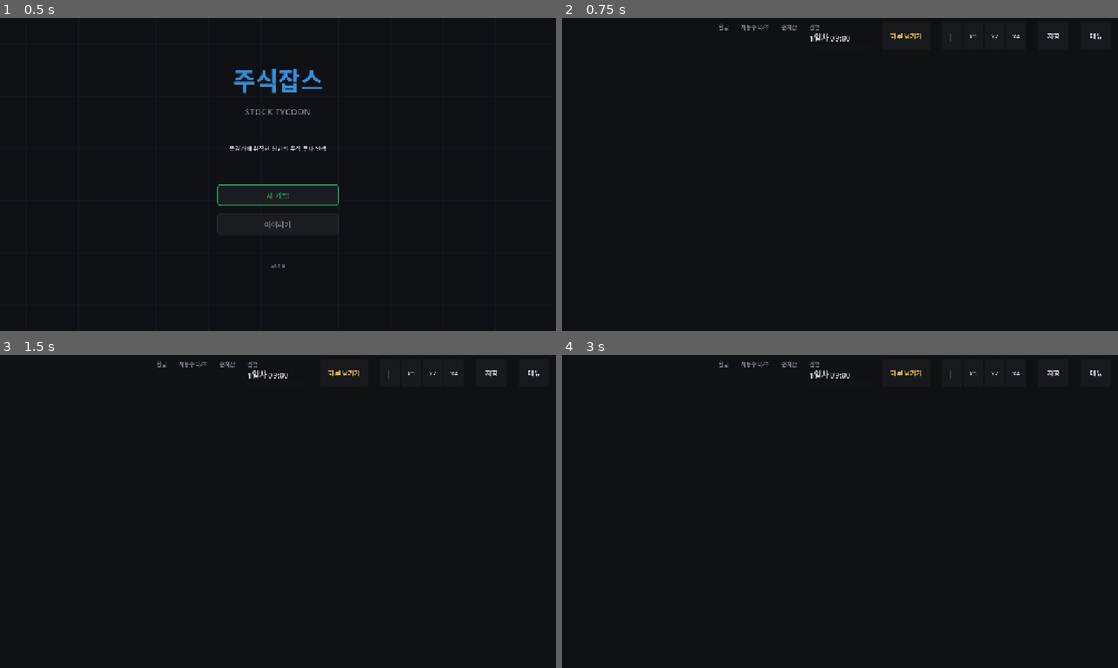
Above: before the commit, frames 1-4 (two rows, left to right).
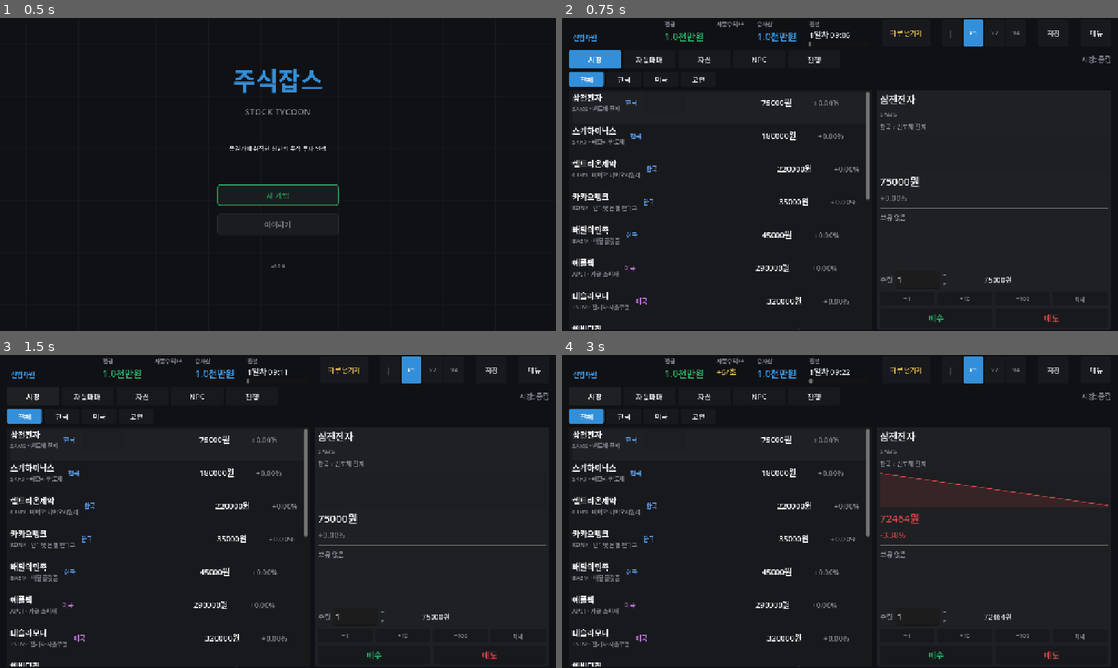
Above: after the commit, the same moments.

Repository: jettiy/StockTycoon
Game: Godot game, scene res://scenes/boot.tscn
The game is run twice, just before and just after one commit, with the same random seed, the same clock (stepped at 60 frames per second) and the same inputs.
Inputs (mouse positions are in pixels of both pictures, inside the frame that each line leads up to):
- Up to frame 1 (0.5 s): no input
- Up to frame 2 (0.75 s): click "새 게임" at 0.5 s
- Up to frame 3 (1.5 s): click (33, 395) at 1.25 s, where only the run after the commit has a clickable "시장"
- Up to frame 4 (3 s): click (650, 395) at 2 s, where only the run after the commit has a clickable "자동매매"; click (595, 398) at 2.75 s, where only the run after the commit has a clickable "시장"

Frame 1 is identical in both runs. In frame 2, 5.8% of the frame differs, in the area x 1-99%, y 0-100%; in frame 3, 5.2%; in frame 4, 7.7%.
Error before the commit: Parse Error: Function "_refresh_asset_view" has the same name as a previously declared function. (res://scripts/MainGame.gd:673)

Commit message:
feat: Phase 7 — 진행 탭 (뉴스/퀘스트/업적/스토리) + 목표감 시스템
1. 이벤트 탭 → 진행 탭:
   - 4개 서브탭: 뉴스 / 퀘스트 / 업적 / 스토리
   - 서브탭 전환 시 활성 버튼 액센트 표시
   - 기존 뉴스/이벤트 기능 뉴스 섹션으로 이동

2. 퀘스트 UI:
   - 일일/주간/월간 퀘스트 카드 표시
   - 진행도 ProgressBar + 상태 (진행중/완료/완료됨)
   - 보상 정보 표시
   - QuestManager.get_daily/weekly/monthly_quests() 연동

3. 업적 UI:
   - 전체 달성률 + ProgressBar (7/24 등)
   - 24개 업적 카드 (달성/미달성 구분)
   - 카테고리 표시 (거래/자산/라이프/수익/사업/특수)
   - 골드 강조 (달성), 회색 (미달성)

4. 스토리 UI:
   - 7챕터 진행률 표시
   - 챕터별 조건/완료 상태
   - story.json에서 챕터 데이터 읽기
   - 컷신 팝업 (최소 구현: 대사/다음/스킵)

5. 초반 목표 카드:
   - 5개 목표: 첫 매수/매도/자동매매/사업/순자산 5천만
   - 완료 시 [v] 표시, 초록색 강조

6. 알림 시스템:
   - 퀘스트 완료 시 토스트
   - 업적 달성 시 토스트
   - 스토리 해금 시 토스트 + 컷신 팝업
   - 하루 경과 시 진행 탭 자동 새로고침

테스트: 32/32 통과

Diff:
--- a/scripts/MainGame.gd
+++ b/scripts/MainGame.gd
@@ -16,7 +16,7 @@
 
 const CATEGORY_FILTERS := ["전체", "한국", "미국", "코인"]
 const CATEGORY_MAP := {"전체": "", "한국": "korea", "미국": "usa", "코인": "coin"}
-const VIEW_TABS := ["시장", "자동매매", "자산", "NPC", "이벤트"]
+const VIEW_TABS := ["시장", "자동매매", "자산", "NPC", "진행"]
 
 # ─── 씬 노드 참조 (@onready로 씬 트리에서 자동 연결) ───
 @onready var _rank_label: Label = %RankLabel
@@ -75,8 +75,16 @@
 var _npc_container: VBoxContainer
 
 # 이벤트 뷰
-var _event_view: VBoxContainer
+var _progress_view: VBoxContainer
+var _progress_subtabs: HBoxContainer
+var _progress_content: VBoxContainer
+var _progress_subtab: String = "뉴스"
 var _event_container: VBoxContainer
+var _quest_container: VBoxContainer
+var _achievement_container: VBoxContainer
+var _story_container: VBoxContainer
+var _tutorial_container: VBoxContainer
+var _cutscene_popup: PanelContainer
 
 # 사업 뷰
 var _asset_business_container: VBoxContainer
@@ -94,7 +102,7 @@
 	_build_autotrade_view()
 	_build_asset_view()
 	_build_npc_view()
-	_build_event_view()
+	_build_progress_view()
 	_show_view("시장")
 	_refresh_all()
 	_connect_signals()
@@ -113,6 +121,11 @@
 	# 자동 시간 흐름 시그널
 	GameClockManager.day_advanced.connect(_on_clock_day_advanced)
 	GameClockManager.day_progress_changed.connect(_on_day_progress_changed)
+	# 퀘스트/업적/스토리 알림
+	QuestManager.quest_completed.connect(_on_quest_completed)
+	QuestManager.achievement_unlocked.connect(_on_achievement_unlocked)
+	StoryManager.chapter_started.connect(_on_story_chapter_started)
+	StoryManager.story_event.connect(_on_story_event)
 	# 시간 컨트롤 버튼
 	_pause_btn.pressed.connect(_on_pause_toggle)
 	_speed1_btn.pressed.connect(_on_speed_change.bind(1.0))
@@ -128,7 +141,7 @@
 			KEY_2: _show_view("자동매매")
 			KEY_3: _show_view("자산")
 			KEY_4: _show_view("NPC")
-			KEY_5: _show_view("이벤트")
+			KEY_5: _show_view("진행")
 			KEY_SPACE: GameClockManager.force_advance_day()
 			KEY_ESCAPE: _close_trade_panel()
 			KEY_F11:
@@ -668,10 +681,6 @@
 	_refresh_business_view()
 	# 자동수익 분석
 	_refresh_breakdown()
-
-
-func _refresh_asset_view() -> void:
-	_refresh_asset_view()
 
 
 ## 자동수익 분석 카드 갱신
@@ -1036,7 +1045,7 @@
 	_autotrade_view.visible = (view_name == "자동매매")
 	_asset_view.visible = (view_name == "자산")
 	_npc_view.visible = (view_name == "NPC")
-	_event_view.visible = (view_name == "이벤트")
+	_progress_view.visible = (view_name == "진행")
 	_cat_tabs.visible = (view_name == "시장")
 	for child in _view_tabs.get_children():
 		if child is Button and child.has_meta("view"):
@@ -1051,7 +1060,7 @@
 			_update_detail_panel()
 		"자산": _refresh_asset_view()
 		"NPC": _refresh_npc_view()
-		"이벤트": _refresh_event_view()
+		"진행": _refresh_progress_view()
 
 
 func _on_view_tab_pressed(vn: String) -> void:
@@ -1259,6 +1268,111 @@
 					AudioManager.play_event_bad()
 	# 오래된 이벤트 정리
 	EventManager.clear_old_events()
+	# 진행 탭 새로고침
+	_refresh_progress_view()
+
+
+## 퀘스트 완료 알림
+func _on_quest_completed(quest_id: String, reward: Dictionary) -> void:
+	var msg := "[퀘스트 완료] %s" % reward.get("name", quest_id)
+	if reward.get("cash", 0.0) > 0:
+		msg += " +%s" % _fmt_won(reward["cash"])
+	_show_toast(msg)
+	if _current_view == "진행":
+		_refresh_quest_section()
+
+
+## 업적 달성 알림
+func _on_achievement_unlocked(ach_id: String, name: String) -> void:
+	_show_toast("[업적 달성] %s" % name)
+	if _current_view == "진행":
+		_refresh_achievement_section()
+
+
+## 스토리 챕터 시작 알림
+func _on_story_chapter_started(chapter_id: String) -> void:
+	_show_toast("[스토리] 새 챕터 시작")
+	if _current_view == "진행":
+		_refresh_story_section()
+
+
+## 스토리 이벤트 (컷신 텍스트)
+func _on_story_event(text: String) -> void:
+	_show_cutscene_popup(text)
+
+
+## 컷신 팝업 표시 (최소 구현)
+func _show_cutscene_popup(text: String) -> void:
+	if _cutscene_popup and is_instance_valid(_cutscene_popup):
+		_cutscene_popup.queue_free()
+
+	# 오버레이
+	var overlay := ColorRect.new()
+	overlay.color = Color(0, 0, 0, 0.75)
+	overlay.set_anchors_preset(Control.PRESET_FULL_RECT)
+	overlay.z_index = 60
+	add_child(overlay)
+
+	# 팝업 패널
+	_cutscene_popup = PanelContainer.new()
+	_cutscene_popup.set_anchors_preset(Control.PRESET_CENTER)
+	_cutscene_popup.custom_minimum_size = Vector2(500, 200)
+	_cutscene_popup.add_theme_stylebox_override("panel", _flat(COL_PANEL_LIGHT, 8))
+	_cutscene_popup.z_index = 61
+	add_child(_cutscene_popup)
+
+	var vbox := VBoxContainer.new()
+	vbox.add_theme_constant_override("separation", 12)
+	vbox.offset_left = 24
+	vbox.offset_top = 20
+	vbox.offset_right = -24
+	vbox.offset_bottom = -20
+	_cutscene_popup.add_child(vbox)
+
+	# 대사 텍스트
+	var text_lbl := Label.new()
+	text_lbl.text = text
+	text_lbl.add_theme_font_size_override("font_size", 16)
+	text_lbl.add_theme_color_override("font_color", COL_TEXT_BRIGHT)
+	text_lbl.autowrap_mode = TextServer.AUTOWRAP_WORD_SMART
+	text_lbl.size_flags_vertical = Control.SIZE_EXPAND_FILL
+	vbox.add_child(text_lbl)
+
+	# 버튼 행
+	var btn_row := HBoxContainer.new()
+	btn_row.alignment = BoxContainer.ALIGNMENT_END
+	btn_row.add_theme_constant_override("separation", 8)
+	vbox.add_child(btn_row)
+
+	# 다음 버튼
+	var next_btn := Button.new()
+	next_btn.text = "다음"
+	next_btn.custom_minimum_size = Vector2(80, 36)
+	next_btn.add_theme_font_size_override("font_size", 15)
+	next_btn.add_theme_color_override("font_color", COL_ACCENT)
+	next_btn.pressed.connect(
+		func():
+			StoryManager.advance_scene()
+			overlay.queue_free()
+			_cutscene_popup.queue_free()
+			_cutscene_popup = null
+	)
+	btn_row.add_child(next_btn)
+
+	# 스킵 버튼
+	var skip_btn := Button.new()
+	skip_btn.text = "스킵"
+	skip_btn.custom_minimum_size = Vector2(80, 36)
+	skip_btn.add_theme_font_size_override("font_size", 15)
+	skip_btn.add_theme_color_override("font_color", COL_TEXT_DIM)
+	skip_btn.pressed.connect(
+		func():
+			StoryManager.skip_chapter()
+			overlay.queue_free()
+			_cutscene_popup.queue_free()
+			_cutscene_popup = null
+	)
+	btn_row.add_child(skip_btn)
 
 
 func _on_save() -> void:
@@ -1662,36 +1776,114 @@
 #   이벤트 뷰
 # ═══════════════════════════════════════════════
 
-func _build_event_view() -> void:
-	_event_view = VBoxContainer.new()
-	_event_view.size_flags_vertical = Control.SIZE_EXPAND_FILL
-	_event_view.visible = false
-	_content.add_child(_event_view)
-
+func _build_progress_view() -> void:
+	_progress_view = VBoxContainer.new()
+	_progress_view.size_flags_vertical = Control.SIZE_EXPAND_FILL
+	_progress_view.visible = false
+	_content.add_child(_progress_view)
+
+	# 서브탭 버튼
+	_progress_subtabs = HBoxContainer.new()
+	_progress_subtabs.add_theme_constant_override("separation", 4)
+	_progress_view.add_child(_progress_subtabs)
+
+	for tab_name in ["뉴스", "퀘스트", "업적", "스토리"]:
+		var btn := Button.new()
+		btn.text = tab_name
+		btn.custom_minimum_size = Vector2(90, 34)
+		btn.add_theme_font_size_override("font_size", 14)
+		btn.set_meta("subtab", tab_name)
+		btn.pressed.connect(_on_progress_subtab.bind(tab_name))
+		_progress_subtabs.add_child(btn)
+	_update_subtab_styles()
+
+	# 스크롤 콘텐츠 영역
 	var scroll := ScrollContainer.new()
 	scroll.size_flags_vertical = Control.SIZE_EXPAND_FILL
-	_event_view.add_child(scroll)
-
+	_progress_view.add_child(scroll)
+
+	_progress_content = VBoxContainer.new()
+	_progress_content.size_flags_horizontal = Control.SIZE_EXPAND_FILL
+	_progress_content.add_theme_constant_override("separation", 6)
+	scroll.add_child(_progress_content)
+
+	# 각 섹션 컨테이너
 	_event_container = VBoxContainer.new()
-	_event_container.size_flags_horizontal = Control.SIZE_EXPAND_FILL
 	_event_container.add_theme_constant_override("separation", 4)
-	scroll.add_child(_event_container)
-
-
-func _refresh_event_view() -> void:
+	_progress_content.add_child(_event_container)
+
+	_quest_container = VBoxContainer.new()
+	_quest_container.add_theme_constant_override("separation", 4)
+	_progress_content.add_child(_quest_container)
+
+	_achievement_container = VBoxContainer.new()
+	_achievement_container.add_theme_constant_override("separation", 4)
+	_progress_content.add_child(_achievement_container)
+
+	_story_container = VBoxContainer.new()
+	_story_container.add_theme_constant_override("separation", 4)
+	_progress_content.add_child(_story_container)
+
+	# 초반 목표 카드 (항상 상단)
+	_tutorial_container = VBoxContainer.new()
+	_tutorial_container.add_theme_constant_override("separation", 4)
+	_progress_content.add_child(_tutorial_container)
+	# tutorial은 맨 앞으로 이동
+	_progress_content.move_child(_tutorial_container, 0)
+
+	_show_progress_subtab("뉴스")
+
+
+func _on_progress_subtab(tab_name: String) -> void:
+	_show_progress_subtab(tab_name)
+
+
+func _show_progress_subtab(tab_name: String) -> void:
+	_progress_subtab = tab_name
+	_event_container.visible = (tab_name == "뉴스")
+	_quest_container.visible = (tab_name == "퀘스트")
+	_achievement_container.visible = (tab_name == "업적")
+	_story_container.visible = (tab_name == "스토리")
+	# 초반 목표는 뉴스와 퀘스트 탭에서만 표시
+	_tutorial_container.visible = (tab_name == "뉴스" or tab_name == "퀘스트")
+	_update_subtab_styles()
+	_refresh_progress_view()
+
+
+func _update_subtab_styles() -> void:
+	for child in _progress_subtabs.get_children():
+		if child is Button and child.has_meta("subtab"):
+			var active: bool = child.get_meta("subtab") == _progress_subtab
+			if active:
+				child.add_theme_stylebox_override("normal", _flat(COL_ACCENT, 4))
+				child.add_theme_color_override("font_color", Color.WHITE)
+			else:
+				child.add_theme_stylebox_override("normal", _flat(COL_PANEL, 4))
+				child.add_theme_color_override("font_color", COL_TEXT_DIM)
+
+
+func _refresh_progress_view() -> void:
+	_refresh_news_section()
+	_refresh_quest_section()
+	_refresh_achievement_section()
+	_refresh_story_section()
+	_refresh_tutorial_card()
+
+
+## 뉴스 섹션 (기존 _refresh_event_view와 동일)
+func _refresh_news_section() -> void:
 	for c in _event_container.get_children():
 		c.queue_free()
 
 	var events := EventManager.get_active_events()
 	if events.is_empty():
 		var empty := Label.new()
-		empty.text = "  진행 중인 이벤트가 없습니다"
+		empty.text = "  진행 중인 뉴스가 없습니다"
 		empty.add_theme_font_size_override("font_size", 14)
 		empty.add_theme_color_override("font_color", COL_TEXT_DIM)
 		_event_container.add_child(empty)
 		return
 
-	# 최신순 정렬
 	events.reverse()
 
 	for event in events:
@@ -1706,7 +1898,6 @@
 		var hbox := HBoxContainer.new()
 		hbox.add_theme_constant_override("separation", 8)
 
-		# 타입 아이콘 (텍스트)
 		var type_text := ""
 		var type_color: Color = COL_TEXT_DIM
 		match event.get("type", ""):
@@ -1722,13 +1913,13 @@
 
 		var tag := Label.new()
 		tag.text = "  " + type_text
-		tag.add_theme_font_size_override("font_size", 12)
+		tag.add_theme_font_size_override("font_size", 13)
 		tag.add_theme_color_override("font_color", type_color)
 		hbox.add_child(tag)
 
 		var day := Label.new()
 		day.text = "%d일차" % event.get("day", 0)
-		day.add_theme_font_size_override("font_size", 11)
+		day.add_theme_font_size_override("font_size", 12)
 		day.add_theme_color_override("font_color", COL_TEXT_DIM)
 		hbox.add_child(day)
 
@@ -1736,7 +1927,6 @@
 		sp.size_flags_horizontal = Control.SIZE_EXPAND_FILL
 		hbox.add_child(sp)
 
-		# 손익 표시
 		if event.has("reward"):
 			var reward: float = event["reward"]
 			var r_label := Label.new()
@@ -1746,31 +1936,365 @@
 			else:
 				r_label.text = "%.0f원" % reward
 				r_label.add_theme_color_override("font_color", COL_DOWN)
-			r_label.add_theme_font_size_override("font_size", 13)
+			r_label.add_theme_font_size_override("font_size", 14)
 			hbox.add_child(r_label)
 		elif event.has("loss") and float(event["loss"]) > 0:
 			var l_label := Label.new()
 			l_label.text = "-%.0f원 손실" % float(event["loss"])
-			l_label.add_theme_font_size_override("font_size", 13)
+			l_label.add_theme_font_size_override("font_size", 14)
 			l_label.add_theme_color_override("font_color", COL_DOWN)
 			hbox.add_child(l_label)
 
 		vbox.add_child(hbox)
 
-		# 제목 + 설명
 		var title := Label.new()
 		title.text = "  " + event.get("title", "")
-		title.add_theme_font_size_override("font_size", 14)
+		title.add_theme_font_size_override("font_size", 15)
 		title.add_theme_color_override("font_color", COL_TEXT_BRIGHT)
 		vbox.add_child(title)
 
 		var desc := Label.new()
 		desc.text = "  " + event.get("desc", "")
-		desc.add_theme_font_size_override("font_size", 12)
+		desc.add_theme_font_size_override("font_size", 13)
 		desc.add_theme_color_override("font_color", COL_TEXT_DIM)
 		vbox.add_child(desc)
 
 		_event_container.add_child(panel)
+
+
+## 퀘스트 섹션
+func _refresh_quest_section() -> void:
+	for c in _quest_container.get_children():
+		c.queue_free()
+
+	_build_quest_header("일일 퀘스트", QuestManager.get_daily_quests())
+	_build_quest_header("주간 퀘스트", QuestManager.get_weekly_quests())
+	_build_quest_header("월간 퀘스트", QuestManager.get_monthly_quests())
+
+
+func _build_quest_header(title: String, quests: Array) -> void:
+	var header := Label.new()
+	header.text = "  " + title
+	header.add_theme_font_size_override("font_size", 18)
+	header.add_theme_color_override("font_color", COL_ACCENT)
+	_quest_container.add_child(header)
+
+	if quests.is_empty():
+		var empty := Label.new()
+		empty.text = "    없음"
+		empty.add_theme_font_size_override("font_size", 14)
+		empty.add_theme_color_override("font_color", COL_TEXT_DIM)
+		_quest_container.add_child(empty)
+		return
+
+	for q in quests:
+		var panel := PanelContainer.new()
+		var claimed: bool = q.get("claimed", false)
+		var complete: bool = q.get("progress", 0) >= q.get("target", 1)
+		if claimed:
+			panel.add_theme_stylebox_override("panel", _flat(Color(0.10, 0.15, 0.10, 1), 4))
+		elif complete:
+			panel.add_theme_stylebox_override("panel", _flat(Color(0.12, 0.14, 0.10, 1), 4))
+		else:
+			panel.add_theme_stylebox_override("panel", _flat(COL_PANEL, 4))
+		_quest_container.add_child(panel)
+
+		var hbox := HBoxContainer.new()
+		hbox.add_theme_constant_override("separation", 8)
+		panel.add_child(hbox)
+
+		var info := VBoxContainer.new()
+		info.add_theme_constant_override("separation", 2)
+		info.size_flags_horizontal = Control.SIZE_EXPAND_FILL
+		hbox.add_child(info)
+
+		var name_lbl := Label.new()
+		name_lbl.text = "  " + q.get("name", "")
+		name_lbl.add_theme_font_size_override("font_size", 15)
+		if claimed:
+			name_lbl.add_theme_color_override("font_color", COL_UP)
+		elif complete:
+			name_lbl.add_theme_color_override("font_color", COL_GOLD)
+		else:
+			name_lbl.add_theme_color_override("font_color", COL_TEXT_BRIGHT)
+		info.add_child(name_lbl)
+
+		var desc_lbl := Label.new()
+		desc_lbl.text = "    " + q.get("desc", "")
+		desc_lbl.add_theme_font_size_override("font_size", 13)
+		desc_lbl.add_theme_color_override("font_color", COL_TEXT_DIM)
+		info.add_child(desc_lbl)
+
+		# 진행도 바
+		var prog_row := HBoxContainer.new()
+		progRow_quest(prog_row, q)
+		info.add_child(prog_row)
+
+
+func progRow_quest(row: HBoxContainer, q: Dictionary) -> void:
+	row.add_theme_constant_override("separation", 6)
+	var prog: int = int(q.get("progress", 0))
+	var target: int = int(q.get("target", 1))
+
+	var prog_lbl := Label.new()
+	prog_lbl.text = "    %d / %d" % [prog, target]
+	prog_lbl.add_theme_font_size_override("font_size", 14)
+	prog_lbl.add_theme_color_override("font_color", COL_TEXT_DIM)
+	row.add_child(prog_lbl)
+
+	var bar := ProgressBar.new()
+	bar.min_value = 0
+	bar.max_value = float(max(target, 1))
+	bar.value = float(prog)
+	bar.custom_minimum_size = Vector2(100, 10)
+	bar.show_percentage = false
+	row.add_child(bar)
+
+	var status_lbl := Label.new()
+	if q.get("claimed", false):
+		status_lbl.text = "완료됨"
+		status_lbl.add_theme_color_override("font_color", COL_UP)
+	elif prog >= target:
+		status_lbl.text = "보상 지급 완료"
+		status_lbl.add_theme_color_override("font_color", COL_GOLD)
+	else:
+		status_lbl.text = "진행 중"
+		status_lbl.add_theme_color_override("font_color", COL_ACCENT)
+	status_lbl.add_theme_font_size_override("font_size", 13)
+	row.add_child(status_lbl)
+
+
+## 업적 섹션
+func _refresh_achievement_section() -> void:
+	for c in _achievement_container.get_children():
+		c.queue_free()
+
+	var unlocked: int = QuestManager.get_unlocked_achievement_count()
+	var total: int = QuestManager.get_total_achievement_count()
+
+	# 달성률 헤더
+	var rate_header := Label.new()
+	rate_header.text = "  업적 달성률: %d / %d" % [unlocked, total]
+	rate_header.add_theme_font_size_override("font_size", 18)
+	rate_header.add_theme_color_override("font_color", COL_GOLD)
+	_achievement_container.add_child(rate_header)
+
+	# 진행률 바
+	var rate_bar := ProgressBar.new()
+	rate_bar.min_value = 0
+	rate_bar.max_value = float(max(total, 1))
+	rate_bar.value = float(unlocked)
+	rate_bar.custom_minimum_size = Vector2(0, 14)
+	rate_bar.show_percentage = false
+	_achievement_container.add_child(rate_bar)
+
+	var achs: Array = QuestManager.get_achievements()
+	for ach in achs:
+		var panel := PanelContainer.new()
+		var is_unlocked: bool = ach.get("unlocked", false)
+		if is_unlocked:
+			panel.add_theme_stylebox_override("panel", _flat(Color(0.12, 0.10, 0.05, 1), 4))
+		else:
+			panel.add_theme_stylebox_override("panel", _flat(COL_PANEL, 4))
+		_achievement_container.add_child(panel)
+
+		var hbox := HBoxContainer.new()
+		hbox.add_theme_constant_override("separation", 8)
+		panel.add_child(hbox)
+
+		var info := VBoxContainer.new()
+		info.add_theme_constant_override("separation", 2)
+		info.size_flags_horizontal = Control.SIZE_EXPAND_FILL
+		hbox.add_child(info)
+
+		var name_lbl := Label.new()
+		name_lbl.text = "  " + ach.get("name", "")
+		name_lbl.add_theme_font_size_override("font_size", 15)
+		if is_unlocked:
+			name_lbl.add_theme_color_override("font_color", COL_GOLD)
+		else:
+			name_lbl.add_theme_color_override("font_color", COL_TEXT_DIM)
+		info.add_child(name_lbl)
+
+		var desc_lbl := Label.new()
+		desc_lbl.text = "    " + ach.get("desc", "")
+		desc_lbl.add_theme_font_size_override("font_size", 13)
+		desc_lbl.add_theme_color_override("font_color", COL_TEXT_DIM)
+		info.add_child(desc_lbl)
+
+		# 카테고리 + 상태
+		var cat_lbl := Label.new()
+		var cat_name := _ach_cat_name(ach.get("category", ""))
+		cat_lbl.text = "    [%s]" % cat_name
+		cat_lbl.add_theme_font_size_override("font_size", 12)
+		cat_lbl.add_theme_color_override("font_color", COL_ACCENT if is_unlocked else COL_TEXT_DIM)
+		info.add_child(cat_lbl)
+
+		var status_lbl := Label.new()
+		if is_unlocked:
+			status_lbl.text = "달성"
+			status_lbl.add_theme_color_override("font_color", COL_GOLD)
+		else:
+			status_lbl.text = "미달성"
+			status_lbl.add_theme_color_override("font_color", COL_TEXT_DIM)
+		status_lbl.add_theme_font_size_override("font_size", 14)
+		status_lbl.custom_minimum_size = Vector2(50, 0)
+		status_lbl.horizontal_alignment = HORIZONTAL_ALIGNMENT_RIGHT
+		status_lbl.vertical_alignment = VERTICAL_ALIGNMENT_CENTER
+		hbox.add_child(status_lbl)
+
+
+func _ach_cat_name(cat: String) -> String:
+	match cat:
+		"trading": return "거래"
+		"wealth": return "자산"
+		"life": return "라이프"
+		"income": return "수익"
+		"business": return "사업"
+		"special": return "특수"
+		_: return cat
+
+
+## 스토리 섹션
+func _refresh_story_section() -> void:
+	for c in _story_container.get_children():
+		c.queue_free()
+
+	var completed: Array = StoryManager.get_completed_chapters()
+	var total_ch: int = StoryManager.get_chapter_count()
+
+	# 진행률 헤더
+	var header := Label.new()
+	header.text = "  스토리 진행: %d / %d 챕터" % [completed.size(), total_ch]
+	header.add_theme_font_size_override("font_size", 18)
+	header.add_theme_color_override("font_color", COL_ACCENT)
+	_story_container.add_child(header)
+
+	# 챕터 목록 — data/story.json에서 읽기
+	var story_data = load_json("res://data/story.json")
+	if story_data == null or not story_data.has("chapters"):
+		return
+	var chapters: Array = story_data["chapters"]
+
+	for i in range(chapters.size()):
+		var ch: Dictionary = chapters[i]
+		var ch_id: String = ch.get("id", "")
+		var is_done: bool = completed.has(ch_id)
+
+		var panel := PanelContainer.new()
+		if is_done:
+			panel.add_theme_stylebox_override("panel", _flat(Color(0.10, 0.15, 0.10, 1), 4))
+		else:
+			panel.add_theme_stylebox_override("panel", _flat(COL_PANEL, 4))
+		_story_container.add_child(panel)
+
+		var hbox := HBoxContainer.new()
+		hbox.add_theme_constant_override("separation", 8)
+		panel.add_child(hbox)
+
+		var num_lbl := Label.new()
+		num_lbl.text = "  Ch.%d" % (i + 1)
+		num_lbl.add_theme_font_size_override("font_size", 15)
+		num_lbl.add_theme_color_override("font_color", COL_GOLD if is_done else COL_TEXT_DIM)
+		num_lbl.custom_minimum_size = Vector2(60, 0)
+		hbox.add_child(num_lbl)
+
+		var info := VBoxContainer.new()
+		info.add_theme_constant_override("separation", 2)
+		info.size_flags_horizontal = Control.SIZE_EXPAND_FILL
+		hbox.add_child(info)
+
+		var name_lbl := Label.new()
+		name_lbl.text = ch.get("title", "")
+		name_lbl.add_theme_font_size_override("font_size", 15)
+		name_lbl.add_theme_color_override("font_color", COL_TEXT_BRIGHT if is_done else COL_TEXT_DIM)
+		info.add_child(name_lbl)
+
+		# 트리거 조건 표시
+		var trigger: Dictionary = ch.get("trigger", {})
+		var trig_text := _trigger_desc(trigger)
+		var trig_lbl := Label.new()
+		trig_lbl.text = "    조건: " + trig_text
+		trig_lbl.add_theme_font_size_override("font_size", 13)
+		trig_lbl.add_theme_color_override("font_color", COL_TEXT_DIM)
+		info.add_child(trig_lbl)
+
+		var status_lbl := Label.new()
+		if is_done:
+			status_lbl.text = "완료"
+			status_lbl.add_theme_color_override("font_color", COL_UP)
+		else:
+			status_lbl.text = "미달성"
+			status_lbl.add_theme_color_override("font_color", COL_TEXT_DIM)
+		status_lbl.add_theme_font_size_override("font_size", 14)
+		status_lbl.custom_minimum_size = Vector2(50, 0)
+		status_lbl.horizontal_alignment = HORIZONTAL_ALIGNMENT_RIGHT
+		status_lbl.vertical_alignment = VERTICAL_ALIGNMENT_CENTER
+		hbox.add_child(status_lbl)
+
+
+func _trigger_desc(trigger: Dictionary) -> String:
+	var type: String = trigger.get("type", "")
+	match type:
+		"start": return "게임 시작"
+		"net_worth": return "순자산 %s" % _fmt_won(float(trigger.get("value", 0)))
+		"rank_index": return "직급 달성"
+		"married_days": return "결혼 후 %d일" % int(trigger.get("value", 0))
+		_: return type
+
+
+## 초반 목표 카드
+func _refresh_tutorial_card() -> void:
+	for c in _tutorial_container.get_children():
+		c.queue_free()
+
+	var header := Label.new()
+	header.text = "  초반 목표"
+	header.add_theme_font_size_override("font_size", 18)
+	header.add_theme_color_override("font_color", COL_ACCENT)
+	_tutorial_container.add_child(header)
+
+	var goals := [
+		["첫 주식 매수", GameManager.player.get("trade_count", 0) > 0],
+		["첫 매도 (수익 실현)", GameManager.player.get("winning_trades", 0) > 0],
+		["자동매매 슬롯 설정", AutoTradeManager.get_active_count() > 0],
+		["첫 사업 구매", BusinessManager.get_owned().size() > 0],
+		["순자산 5천만원 달성", GameManager.get_net_worth() >= 50000000],
+	]
+
+	for goal in goals:
+		var done: bool = goal[1]
+		var row := HBoxContainer.new()
+		row.add_theme_constant_override("separation", 8)
+		_tutorial_container.add_child(row)
+
+		var check := Label.new()
+		check.text = "[v]" if done else "[ ]"
+		check.add_theme_font_size_override("font_size", 15)
+		check.add_theme_color_override("font_color", COL_UP if done else COL_TEXT_DIM)
+		check.custom_minimum_size = Vector2(30, 0)
+		row.add_child(check)
+
+		var lbl := Label.new()
+		lbl.text = goal[0]
+		lbl.add_theme_font_size_override("font_size", 15)
+		lbl.add_theme_color_override("font_color", COL_UP if done else COL_TEXT_BRIGHT)
+		row.add_child(lbl)
+
+
+func load_json(path: String) -> Variant:
+	if not FileAccess.file_exists(path):
+		return null
+	var file := FileAccess.open(path, FileAccess.READ)
+	if not file:
+		return null
+	var text := file.get_as_text()
+	file.close()
+	return JSON.parse_string(text)
+
+
+func _refresh_event_view() -> void:
+	_refresh_progress_view()
 
 
 # ═══════════════════════════════════════════════
